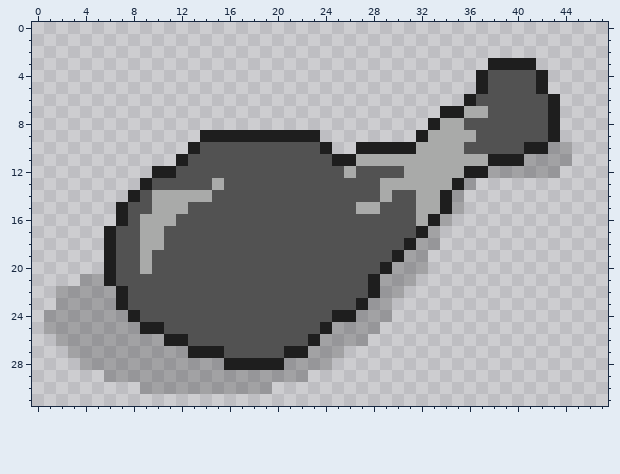
Pixel-art file: src/assets/images/drumstick.ase. The picture above is the old version.
48x32 pixels, 1 frame.
New version:
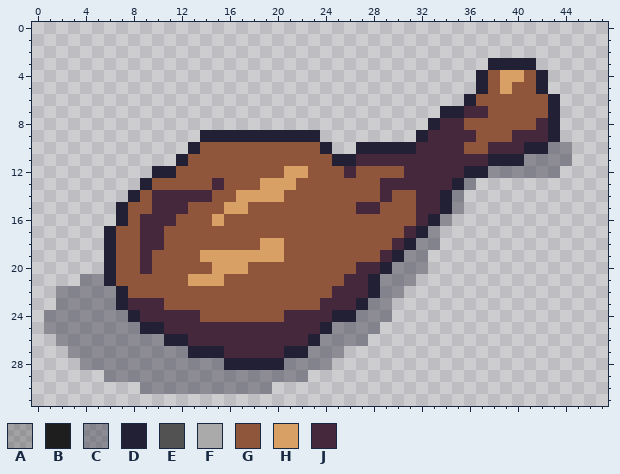
Palette (. is transparent): A #00000036  B #1e1e1e  C #22203460  D #222034  E #525252  F #a9aaa9  G #8f563b  H #d9a066  J #45283c
The edit:
layer "drumstick" added
layer "shade" opacity 38% added
layer "Layer 1" removed
Changed rows in their new state; - is an unchanged pixel.
Layers "shade", "drumstick":
first column x 1:
 3 -------------------------------------DDDD---
 4 ------------------------------------DGHHGD--
 5 ------------------------------------DGHGGD--
 6 -----------------------------------DGGGGGGD-
 7 ---------------------------------DDJJGGGGGD-
 8 --------------------------------DJJGGGGGGJD-
 9 -------------DDDDDDDDDD--------DJJJJGGGJJJD-
10 ------------DGGGGGGGGGGD--DDDDDJJJJGGJJJDDCC
11 -----------DGGGGGGGGGGGGDDJJJJJJJJJJJDDDCCCC
12 ---------DDGGGGGGGGGHHGGGJGGGGJJJJJDDCCCCCC-
13 --------DGGGGGJGGGHHHGGGGGGGJJJJJJDC--------
14 -------DGJJJJJGGHHHHGGGGGGGGJGGJJDC---------
15 ------DGGJJJGGGHHGGGGGGGGGJJGGGJJDC---------
16 ------DGJJJGGGHGGGGGGGGGGGGGGGGJDC----------
17 -----DGGJJGGGGGGGGGGGGGGGGGGGGJDC-----------
18 -----DGGJJGGGGGGGGHHGGGGGGGGGJDCC-----------
19 -----DGGJGGGGHHHHHHHGGGGGGGGJDCC------------
20 -----DGGJGGGGGHHHGGGGGGGGGJJDCCC------------
21 ---CCDGGGGGGHHHGGGGGGGGGGJJDCCC-------------
22 -CCCCCDGGGGGGGGGGGGGGGGGJJJDCC--------------
23 -CCCCCDJJJGGGGGGGGGGGGGJJJDCC---------------
24 CCCCCCCDJJJJJGGGGGGGJJJJDDCCC---------------
25 CCCCCCCCDDJJJJJJJJJJJJJDCCCC----------------
26 -CCCCCCCCCDDJJJJJJJJJJDCCCC-----------------
27 --CCCCCCCCCCDDDJJJJJDDCCC-------------------
28 ---CCCCCCCCCCCCDDDDDCCCC--------------------
29 -----CCCCCCCCCCCCCCCCC----------------------
30 --------CCCCCCCCCCC-------------------------
